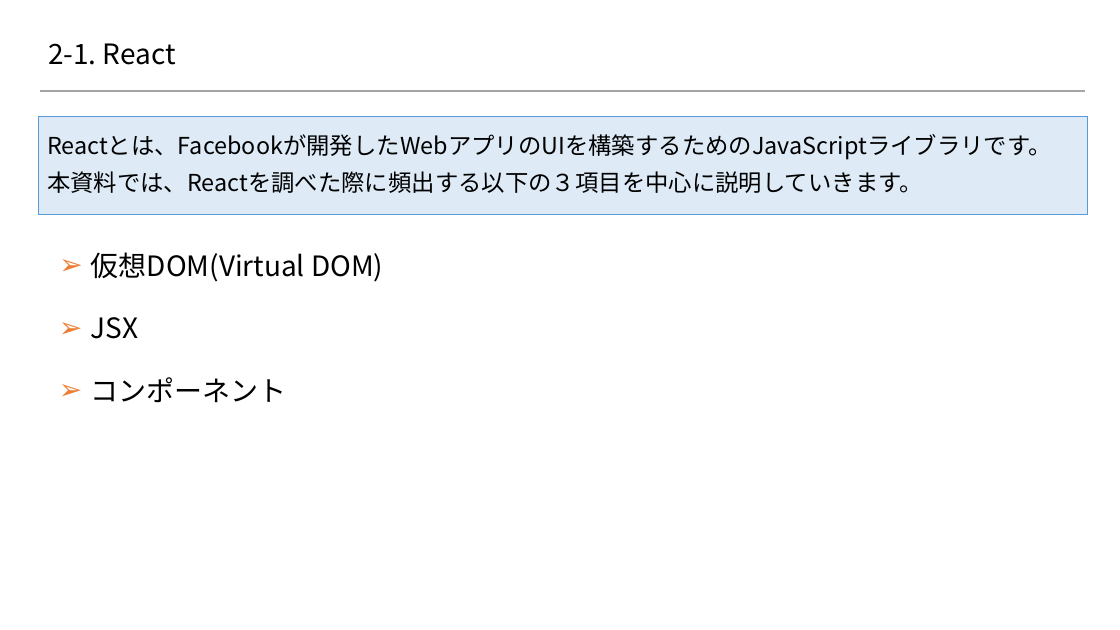
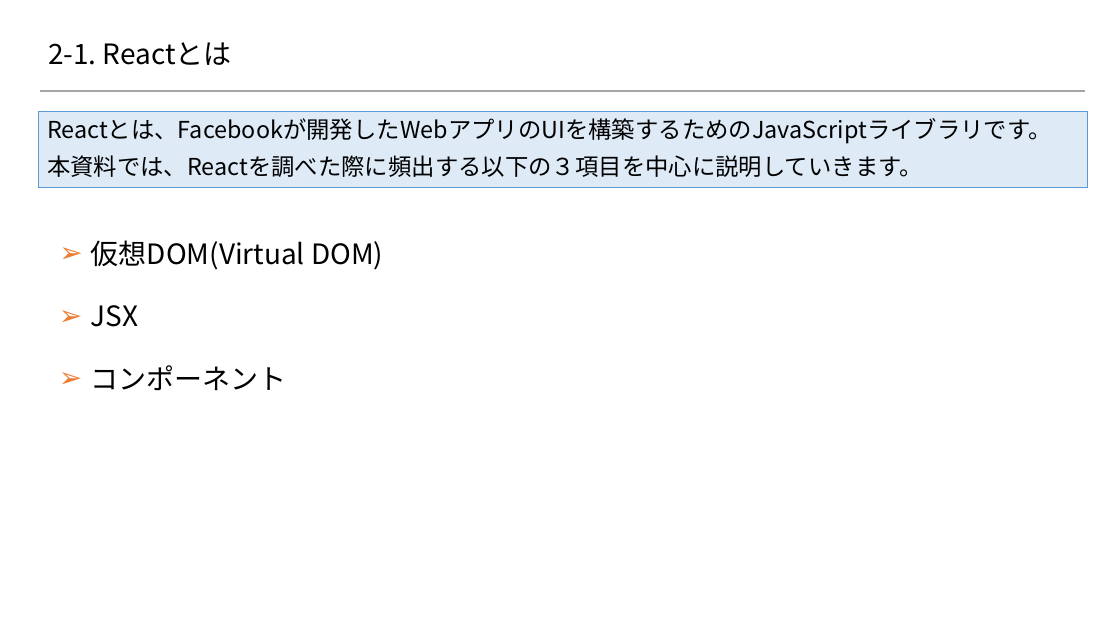
Before and after one commit to 2018SYSTEMI34/diary, a slide deck: slide 5 of doc/02_SlideShare/01.ネタ/２_Reactの基礎/Reactを用いたスマホアプリケーション開発入門 Reactの基礎編.pptx. Drawn at 1120x630 pixels with LibreOffice and Linux fonts; fonts in the diff are those of the drawing; background and template pictures are left out. Boxes give left, top, right and bottom in pixels: in the first picture for what was removed or moved away, otherwise in the second. Text is boxed around its words. In the diff, an @@ line names an element or a change of style, - is before the commit and + after.

```diff
--- a/doc/02_SlideShare/01.ネタ/２_Reactの基礎/Reactを用いたスマホアプリケーション開発入門 Reactの基礎編.pptx
+++ b/doc/02_SlideShare/01.ネタ/２_Reactの基礎/Reactを用いたスマホアプリケーション開発入門 Reactの基礎編.pptx
@@ title at (48,42,232,65): text changed @@
-2-1. React
+2-1. Reactとは
@@ rectangle "Reactとは、Facebookが開発したWebアプリのUIを構築するためのJavaScriptライブラリです。": place and size @@
-rectangle "Reactとは、Facebookが開発したWebアプリのUIを構築するためのJavaScriptライブラリです。" at (39,117,1087,215)
+rectangle "Reactとは、Facebookが開発したWebアプリのUIを構築するためのJavaScriptライブラリです。" at (39,112,1087,188)
@@ text "仮想DOM(Virtual DOM)": place and size @@
-text "仮想DOM(Virtual DOM)" at (91,252,383,282)
+text "仮想DOM(Virtual DOM)" at (91,240,383,270)
@@ text "JSX": place and size @@
-text "JSX" at (90,317,138,339)
+text "JSX" at (90,305,138,327)
@@ text "コンポーネント": place and size @@
-text "コンポーネント" at (90,377,286,403)
+text "コンポーネント" at (90,365,286,391)
```
Also in this commit, not shown: 18 other slides changed.
